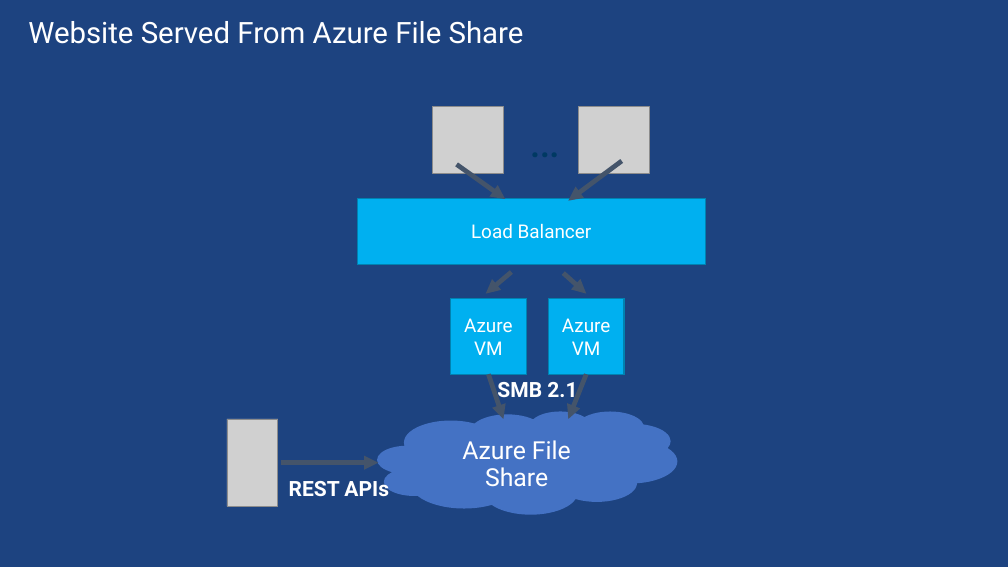
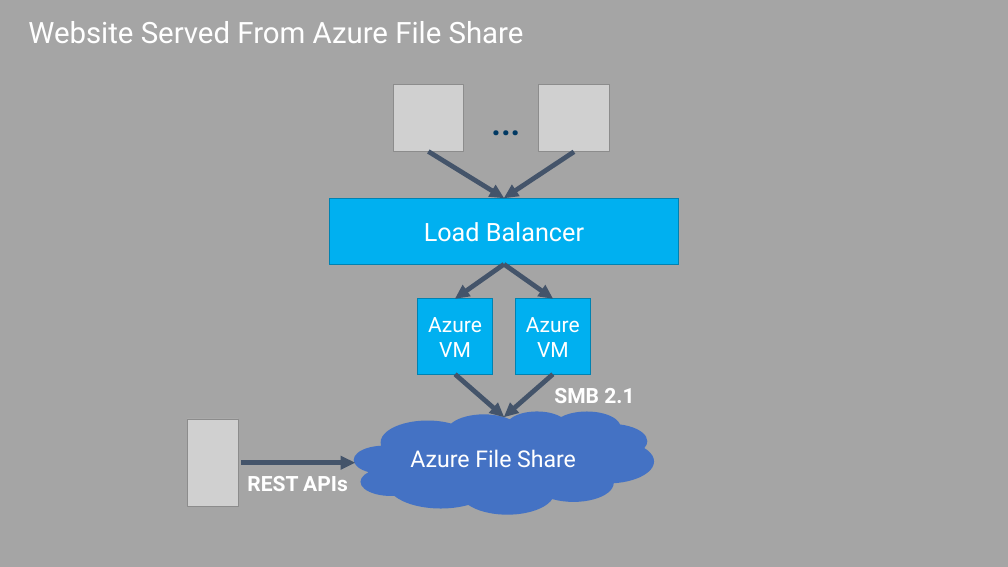
Before and after one commit to sack212/BasicAzureCamp, a slide deck: slide 51 of Data-Storage/Data-Storage.pptx (slide 34 before the commit). Drawn at 1008x567 pixels with LibreOffice and Linux fonts; fonts in the diff are those of the drawing; grey boxes stand for pictures. Boxes give left, top, right and bottom in pixels: in the first picture for what was removed or moved away, otherwise in the second. Text is boxed around its words. In the diff, an @@ line names an element or a change of style, - is before the commit and + after.

```diff
--- a/Data-Storage/Data-Storage.pptx
+++ b/Data-Storage/Data-Storage.pptx
@@ background #1D4380 to #A5A5A5 @@
@@ 2 pictures, 1 text: place and size @@
-2 pictures, 1 text at <box>433,107,649,174</box>
+2 pictures, 1 text at <box>393,85,609,152</box>
@@ arrow moved from (457, 164) - (505, 199) to (429, 151) - (504, 198) @@
@@ arrow moved from (622, 161) - (569, 200) to (574, 152) - (504, 198) @@
@@ rectangle "Load Balancer": place and size @@
-rectangle "Load Balancer" at <box>357,198,706,264</box>
+rectangle "Load Balancer" at <box>330,198,678,264</box>
@@ rectangle "Load Balancer" at <box>330,198,678,264</box>: size 18 to 24 pt @@
@@ arrow moved from (511, 272) - (486, 293) to (504, 265) - (455, 299) @@
@@ arrow moved from (563, 273) - (586, 293) to (504, 265) - (553, 299) @@
@@ rectangle "Azure VM": place and size @@
-rectangle "Azure VM" at <box>451,299,526,374</box>
+rectangle "Azure VM" at <box>417,299,493,374</box>
@@ rectangle "Azure VM" at <box>417,299,493,374</box>: size 18 to 20 pt @@
@@ rectangle "Azure VM": place and size @@
-rectangle "Azure VM" at <box>548,299,624,374</box>
+rectangle "Azure VM" at <box>515,299,591,374</box>
@@ rectangle "Azure VM" at <box>515,299,591,374</box>: size 18 to 20 pt @@
@@ arrow moved from (488, 374) - (504, 419) to (455, 374) - (504, 417) @@
@@ arrow moved from (586, 374) - (569, 419) to (553, 374) - (504, 417) @@
@@ text "SMB 2.1": place and size @@
-text "SMB 2.1" at <box>497,382,577,397</box>
+text "SMB 2.1" at <box>554,388,634,403</box>
@@ picture: place and size @@
-picture at <box>227,419,278,507</box>
+picture at <box>188,419,238,507</box>
@@ cloud "Azure File Share": place and size @@
-cloud "Azure File Share" at <box>377,411,678,514</box>
+cloud "Azure File Share" at <box>354,411,654,514</box>
@@ cloud "Azure File Share" at <box>354,411,654,514</box>: size 23.5 to 22 pt; vertical alignment top to middle @@
@@ arrow moved from (281, 463) - (378, 463) to (241, 463) - (355, 463) @@
@@ text "REST APIs": place and size @@
-text "REST APIs" at <box>289,477,389,497</box>
+text "REST APIs" at <box>247,476,348,491</box>
@@ text "REST APIs" at <box>247,476,348,491</box>: alignment left to centre @@
```
Also in this commit, not shown: 42 other slides changed, 25 slides added, 2 slides removed, 12 other files.
